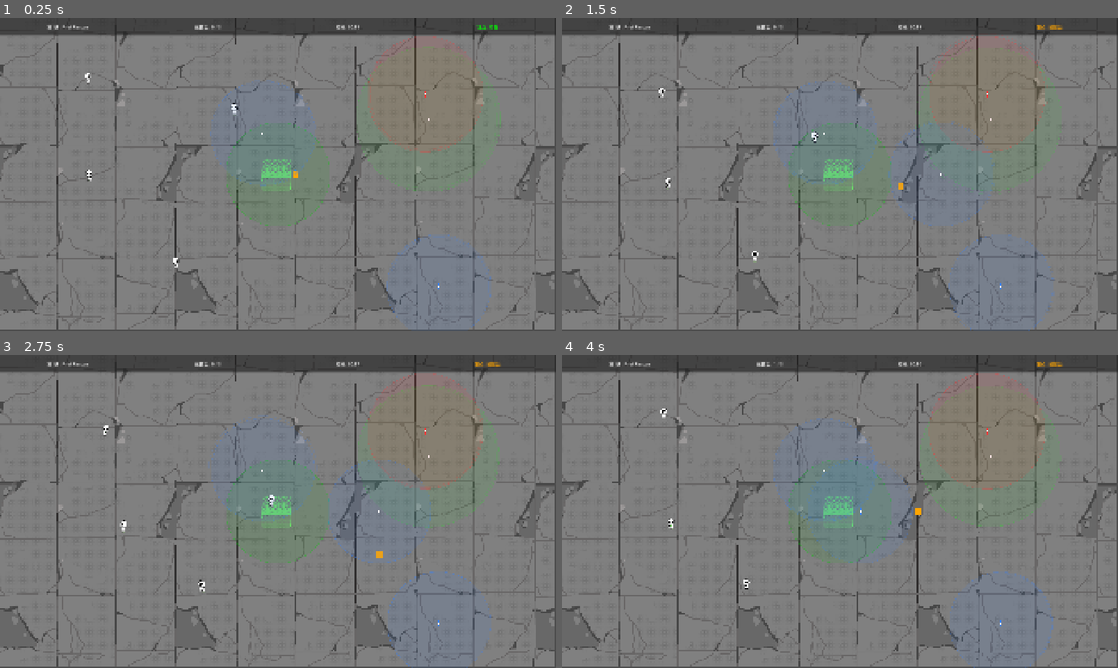
Above: before the commit, frames 1-4 (two rows, left to right).
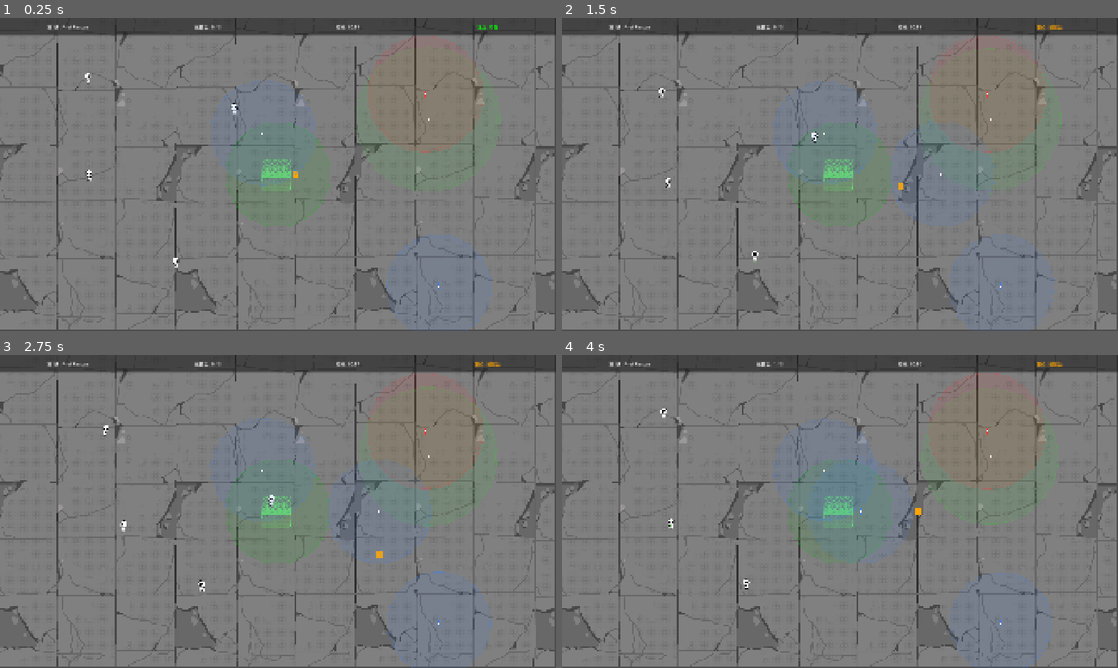
Above: after the commit, the same moments.

Repository: kunk70352-png/Safe-Anchor
Game: Godot game, scene res://src/main/main.tscn
Same seed, same stepped clock (60 frames per second), same inputs: the game is played once before the commit and once after it.
Inputs:
- Up to frame 1 (0.25 s): no input
- Up to frame 2 (1.5 s): hold D (move_right) 0.53-1.28 s; tap Space (charge_throw) at 0.6, 1.35 s; hold S (move_down) from 1.28 s (still down)
- Up to frame 3 (2.75 s): release S (move_down) at 2.03 s; hold D (move_right) from 2.03 s (still down); tap Space (charge_throw) at 2.1 s
- Up to frame 4 (4 s): release D (move_right) at 2.78 s; hold W (move_up) 2.78-3.53 s; tap Space (charge_throw) at 2.85, 3.6 s; hold A (move_left) from 3.53 s (still down)

The runs differ from the first frame. In frame 1, less than 0.1% of the frame differs, in the area x 37-89%, y 20-100%; in frame 2, 0.2%; in frame 3, 0.3%; in frame 4, 0.3%, in the area x 38-90%, y 10-100%.

Commit message:
修复驱赶抽搐+加快缩小速度

Diff:
--- a/src/anchor/anchor_type1.tscn
+++ b/src/anchor/anchor_type1.tscn
@@ -5,7 +5,7 @@
 [node name="Type1Anchor" type="Node2D" groups=["attraction_sources"]]
 script = ExtResource("1_script")
 attraction_radius = 180.0
-shrink_speed = 0.5
+shrink_speed = 1.0
 min_radius = 30.0
 speed_modifier = 0.0
 repel = false
--- a/src/anchor/anchor_type2.tscn
+++ b/src/anchor/anchor_type2.tscn
@@ -5,7 +5,7 @@
 [node name="Type2Anchor" type="Node2D" groups=["attraction_sources"]]
 script = ExtResource("1_script")
 attraction_radius = 250.0
-shrink_speed = 2.0
+shrink_speed = 4.0
 min_radius = 30.0
 speed_modifier = 0.0
 repel = false
--- a/src/refugee/refugee.gd
+++ b/src/refugee/refugee.gd
@@ -21,6 +21,7 @@
 var _speed_boost: float = 1.0
 var _range_boost: float = 0.0
 var _repel_dir: Vector2 = Vector2.ZERO
+var _repel_timer: float = 0.0
 
 @onready var navigation_agent: NavigationAgent2D = $NavigationAgent2D
 @onready var sprite: AnimatedSprite2D = $AnimatedSprite2D
@@ -139,6 +140,7 @@
 		if dist <= radius:
 			if source.get("repel") == true:
 				_repel_dir += (global_position - source.global_position).normalized()
+				_repel_timer = 0.6
 			else:
 				var sm: float = source.get("speed_modifier") if source.get("speed_modifier") != null else 0.0
 				total_speed_mod += sm
@@ -169,8 +171,8 @@
 
 
 func _process_movement() -> void:
-	if state == State.SEEKING and _repel_dir != Vector2.ZERO:
-		# 驱赶优先：快速逃离锚点
+	if state == State.SEEKING and _repel_timer > 0.0:
+		_repel_timer -= get_physics_process_delta_time()
 		velocity = _repel_dir * seek_speed * 1.5
 		move_and_slide()
 		return
